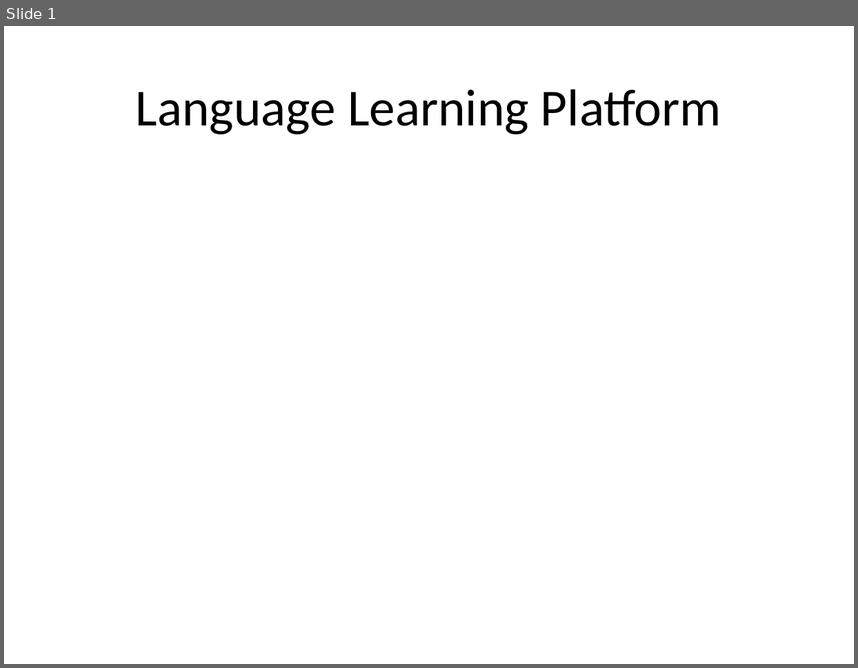
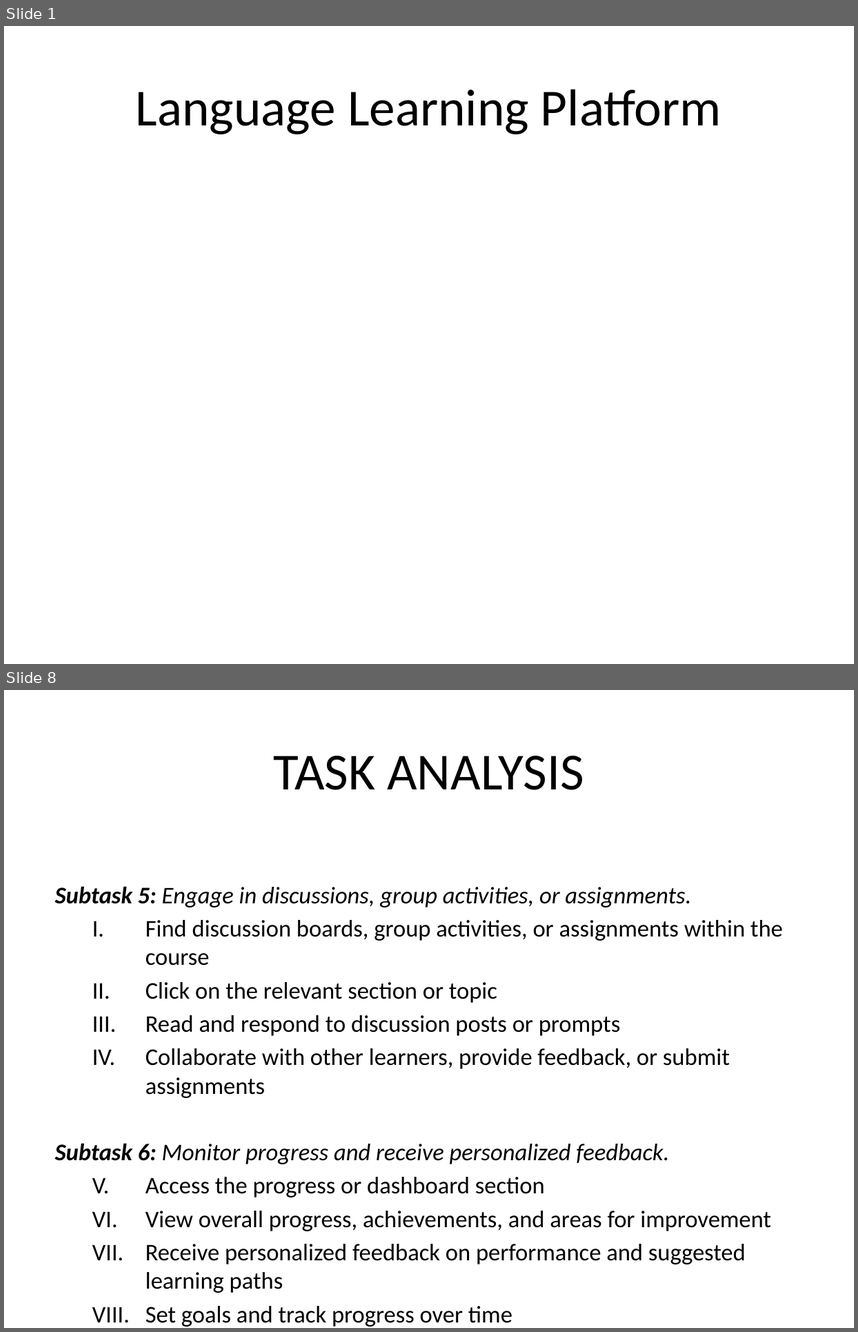
Before and after one commit to VictorMK22/PixelPioneers, a slide deck: Presentation1.pptx. Shown one above the other, each under a label of ours: slide 1 before the commit, slides 1 and 8 after it; the slides between them are not shown. The pictures are 858x668 and 858x1332 pixels, drawn with LibreOffice and Linux fonts; fonts in the diff are those of the drawing. Boxes give left, top, right and bottom in pixels: in the first picture for what was removed or moved away, otherwise in the second. Text is boxed around its words. In the diff, an @@ line names an element or a change of style, - is before the commit and + after.

```diff
--- a/Presentation1.pptx
+++ b/Presentation1.pptx
@@ slide 8 added at [4,690,854,1328], background #FFFFFF @@
@@ title added at [274,756,584,790], 44 pt, text #000000 @@
+TASK ANALYSIS
@@ text added at [55,886,783,1326], 20.1 pt, text #000000 @@
+Subtask 5: Engage in discussions, group activities, or assignments.
+  I. Find discussion boards, group activities, or assignments within the course
+  II. Click on the relevant section or topic
+  III. Read and respond to discussion posts or prompts
+  IV. Collaborate with other learners, provide feedback, or submit assignments
+Subtask 6: Monitor progress and receive personalized feedback.
+  I. Access the progress or dashboard section
+  II. View overall progress, achievements, and areas for improvement
+  III. Receive personalized feedback on performance and suggested learning paths
+  IV. Set goals and track progress over time
```
Also in this commit, not shown: 3 slides changed, 28 other slides added, 13 slides removed, 2 other files.
